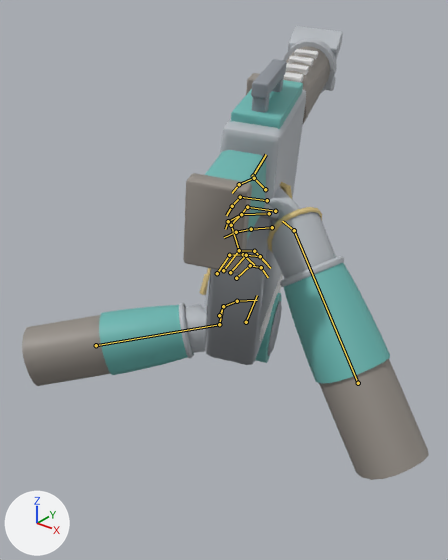
A saved change to the glTF model assets/models/heroes/brannoc/brannoc_fp.glb.
Camera for both pictures: a 50 mm camera at (0.523, -0.804, 0.392) aimed at (-0.213, 0.116, -0.179). Lighting does not change. The marker at lower left points along +X, +Y and +Z. The picture after the commit comes second. Both versions are drawn at frame 19 of the action 'reload'; the numbers are the values there. The bones that change, and the others that lie on the model, are drawn over the model as lines.

Objects in the first picture: 'brannoc_fp'.
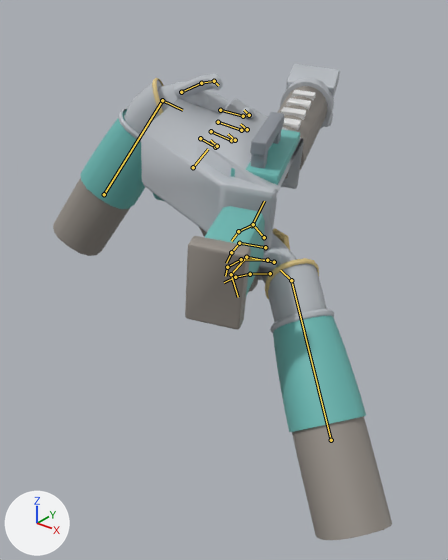
Edits to the scene script, one JSON object a line:
```json
{"block": "bone_weapon", "where": "bone_weapon = bpy.data.objects['Armature'].pose.bones['Weapon']  # child of 'Root'"}
{"op": "set", "path": "bone_weapon.location", "old": "(-0.039, 0.039, 0.111)", "new": "(-0.07, 0.041, 0.026)"}
{"block": "bone_mag", "where": "bone_mag = bpy.data.objects['Armature'].pose.bones['Mag']  # child of 'Weapon'"}
{"op": "set", "path": "bone_mag.location", "old": "(0.0, -0.019, -0.339)", "new": "(-0.155, 0.039, 0.058)"}
{"block": "bone_lowerarm_r", "where": "bone_lowerarm_r = bpy.data.objects['Armature'].pose.bones['LowerArm_R']  # child of 'Root'"}
{"op": "set", "path": "bone_lowerarm_r.location", "old": "(0.186, 0.307, -0.018)", "new": "(0.238, 0.282, -0.099)"}
{"op": "set", "path": "bone_lowerarm_r.rotation_quaternion", "old": "(0.748, -0.05, 0.136, 0.648)", "new": "(0.801, 0.022, 0.197, 0.564)", "note": "degrees (6, 16, 83) -> degrees (16, 17, 73)"}
{"block": "bone_hand_r", "where": "bone_hand_r = bpy.data.objects['Armature'].pose.bones['Hand_R']  # child of 'LowerArm_R'"}
{"op": "set", "path": "bone_hand_r.rotation_quaternion", "old": "(0.883, 0.024, 0.013, -0.468)", "new": "(0.917, -0.074, -0.032, -0.391)", "note": "degrees (2, 3, -56) -> degrees (-6, -7, -46)"}
{"block": "bone_lowerarm_l", "where": "bone_lowerarm_l = bpy.data.objects['Armature'].pose.bones['LowerArm_L']  # child of 'Root'"}
{"op": "set", "path": "bone_lowerarm_l.location", "old": "(-0.265, -0.129, 0.042)", "new": "(0.011, -0.027, 0.2)"}
{"op": "set", "path": "bone_lowerarm_l.rotation_quaternion", "old": "(0.978, -0.174, 0.099, -0.051)", "new": "(0.85, -0.328, -0.072, -0.406)", "note": "degrees (-21, 10, -8) -> degrees (-33, -23, -44)"}
{"block": "bone_hand_l", "where": "bone_hand_l = bpy.data.objects['Armature'].pose.bones['Hand_L']  # child of 'LowerArm_L'"}
{"op": "set", "path": "bone_hand_l.rotation_quaternion", "old": "(0.785, 0.356, 0.209, -0.461)", "new": "(0.745, 0.209, -0.171, 0.61)", "note": "degrees (29, 41, -50) -> degrees (7, -31, 77)"}
```

Where the change shows, as pixel boxes [x1, y1, x2, y2] in the pictures (448 x 560 px):
```json
{"object": "brannoc_fp", "change": "posed", "before": [22, 26, 429, 480], "after": [53, 64, 392, 540], "on screen": "17% narrower"}
{"bone": "Weapon", "before": "(253, 176) to (266, 154)", "after": "(252, 225) to (264, 201)"}
{"bone": "Mag", "before": "(246, 322) to (257, 295)", "after": "(193, 167) to (208, 149)"}
{"bone": "LowerArm_R", "before": "(358, 383) to (294, 230)", "after": "(331, 440) to (291, 280)"}
{"bone": "Hand_R", "before": "(294, 230) to (282, 221)", "after": "(291, 280) to (280, 270)"}
{"bone": "LowerArm_L", "before": "(96, 345) to (219, 324)", "after": "(104, 194) to (162, 100)"}
{"bone": "Hand_L", "before": "(219, 324) to (223, 305)", "after": "(162, 100) to (182, 110)"}
```
